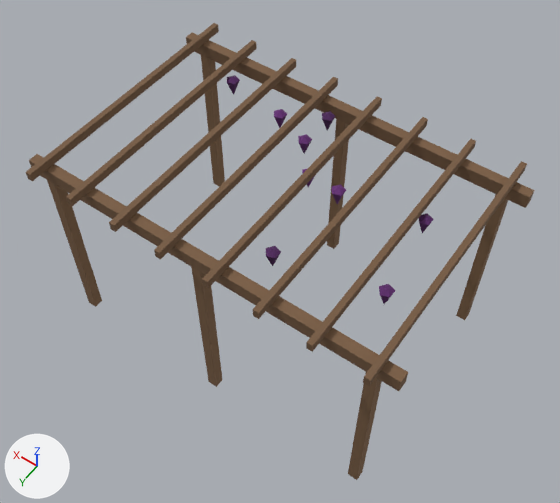
One commit to the glTF model games/yorimichi/assets/belmonte/meshes/SM_BM_BP_GardenPergola.glb: the scene before it, then after it.
Before and after are seen from a 50 mm camera at (-3.55, 4.92, 9.04) aimed at (-0.06, 0.03, 1.35). Lighting does not change. The marker at lower left points along +X, +Y and +Z. The older version comes first. Vertices at exactly the same position are counted once.

The first picture shows 'SM_BM_BP_GardenPergola'.
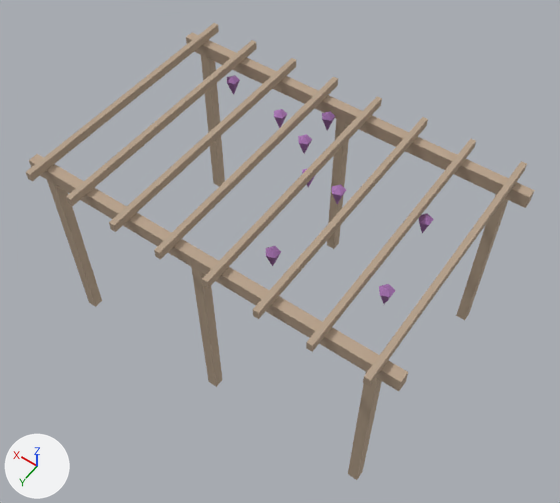
What differs and where, as boxes (x1, y1, x2, y2) in the pictures (560 x 503 px):
part 1 of me_sm_bp_gardenpergola, recoloured (brown to beige)
    both: (26, 23, 534, 480)
part 2 of me_sm_bp_gardenpergola, recoloured
    both: (227, 76, 434, 304)

Diff of the bpy script that builds the scene:
```diff
--- a/games/yorimichi/assets/belmonte/meshes/SM_BM_BP_GardenPergola.glb.py
+++ b/games/yorimichi/assets/belmonte/meshes/SM_BM_BP_GardenPergola.glb.py
@@ me_sm_bp_gardenpergola @@
 me_sm_bp_gardenpergola.from_pydata(...)  # 191 vertices, 258 faces; spans x -2.45..2.45, y -1.67..1.68, z 0.0..2.8
 # used by ob_sm_bm_bp_gardenpergola; location = (0.0, 0.0, 0.0)
+# me_sm_bp_gardenpergola part 1: 168 faces centred in x -2.45..2.45, y -1.67..1.68, z 0.83..2.8 are repainted in the vertex colours; the middle colour goes from brown #775b42 to beige #b6a18b
+# me_sm_bp_gardenpergola part 2: 90 faces centred in x -1.85..1.48, y -1.22..0.95, z 2.57..2.67 are repainted in the vertex colours; the middle colour goes from dark purple #5f2a6f to purple #a471b0
 me_sm_bp_gardenpergola.materials.append(mat_bm_000_m_wood_018)
```
